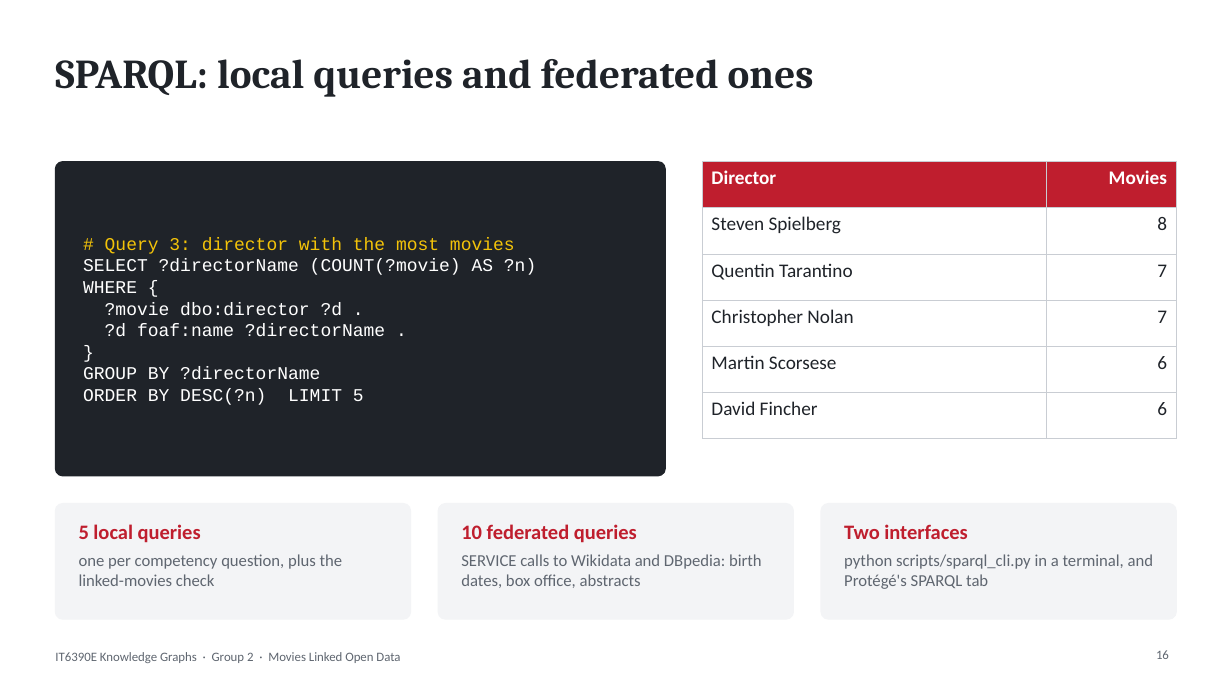
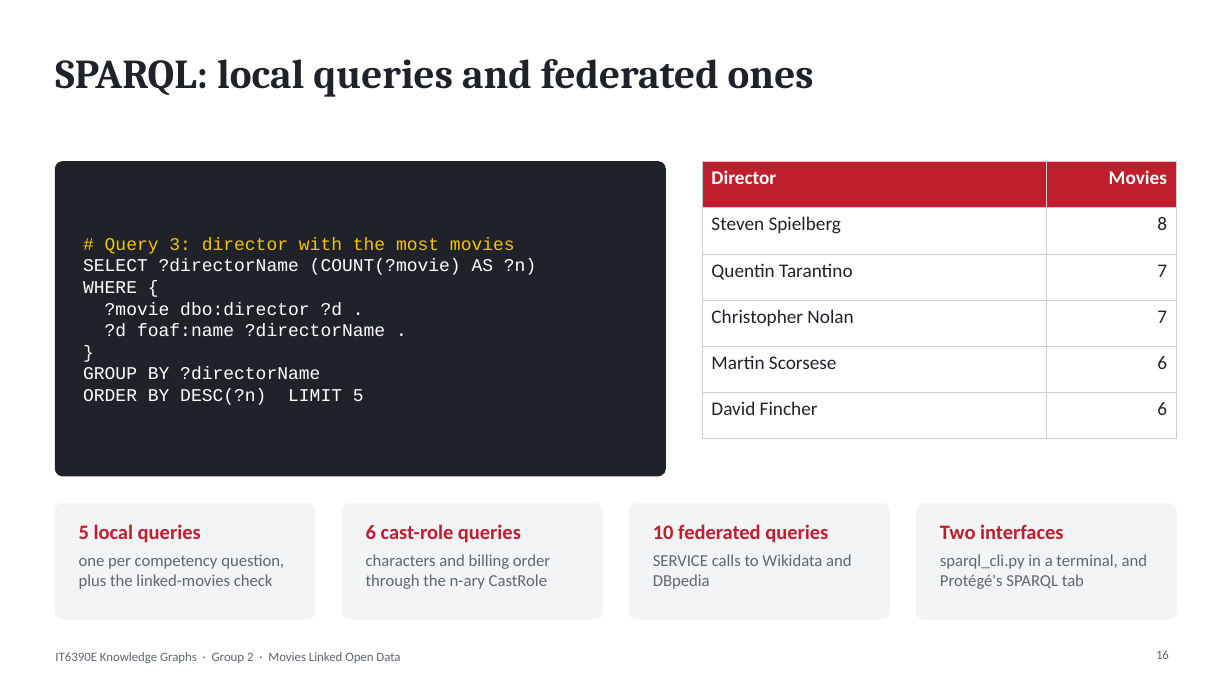
Before and after one commit to minhdo2207/it6390e-lod-capstone, a slide deck: slide 16 of slides/Group2_Capstone_Slides.pptx. Drawn at 1232x693 pixels with LibreOffice and Linux fonts; fonts in the diff are those of the drawing; background and template pictures are left out. Boxes give left, top, right and bottom in pixels: in the first picture for what was removed or moved away, otherwise in the second. Text is boxed around its words. In the diff, an @@ line names an element or a change of style, - is before the commit and + after.

```diff
--- a/slides/Group2_Capstone_Slides.pptx
+++ b/slides/Group2_Capstone_Slides.pptx
@@ rounded rectangle: place and size @@
-rounded rectangle at [55, 504, 410, 619]
+rounded rectangle at [55, 504, 315, 619]
@@ rounded rectangle: place and size @@
-rounded rectangle at [438, 504, 793, 619]
+rounded rectangle at [343, 504, 603, 619]
@@ rounded rectangle: place and size @@
-rounded rectangle at [822, 504, 1177, 619]
+rounded rectangle at [630, 504, 890, 619]
@@ rounded rectangle added at [917, 504, 1177, 619], fill #F3F4F6, outline #F3F4F6 1 pt @@
@@ text added at [366, 524, 521, 543], 16 pt, text #BF1E2E, bold @@
+6 cast-role queries
@@ text "10 federated queries": place and size @@
-text "10 federated queries" at [461, 524, 637, 543]
+text "10 federated queries" at [653, 524, 828, 543]
@@ text "Two interfaces": place and size @@
-text "Two interfaces" at [844, 524, 967, 539]
+text "Two interfaces" at [940, 524, 1063, 539]
@@ text "one per competency question, plus ..." rewrapped from [79, 554, 343, 586] to [79, 554, 284, 589] @@
@@ text added at [366, 554, 550, 589], 13 pt, text #5F6670 @@
+characters and billing order through the n-ary CastRole
@@ text at [653, 554, 851, 589]: text changed @@
-SERVICE calls to Wikidata and DBpedia: birth dates, box office, abstracts
+SERVICE calls to Wikidata and DBpedia
@@ text at [940, 554, 1147, 589]: text changed @@
-python scripts/sparql_cli.py in a terminal, and Protégé's SPARQL tab
+sparql_cli.py in a terminal, and Protégé's SPARQL tab
```
Also in this commit, not shown: 6 other slides changed, 1 other file.
